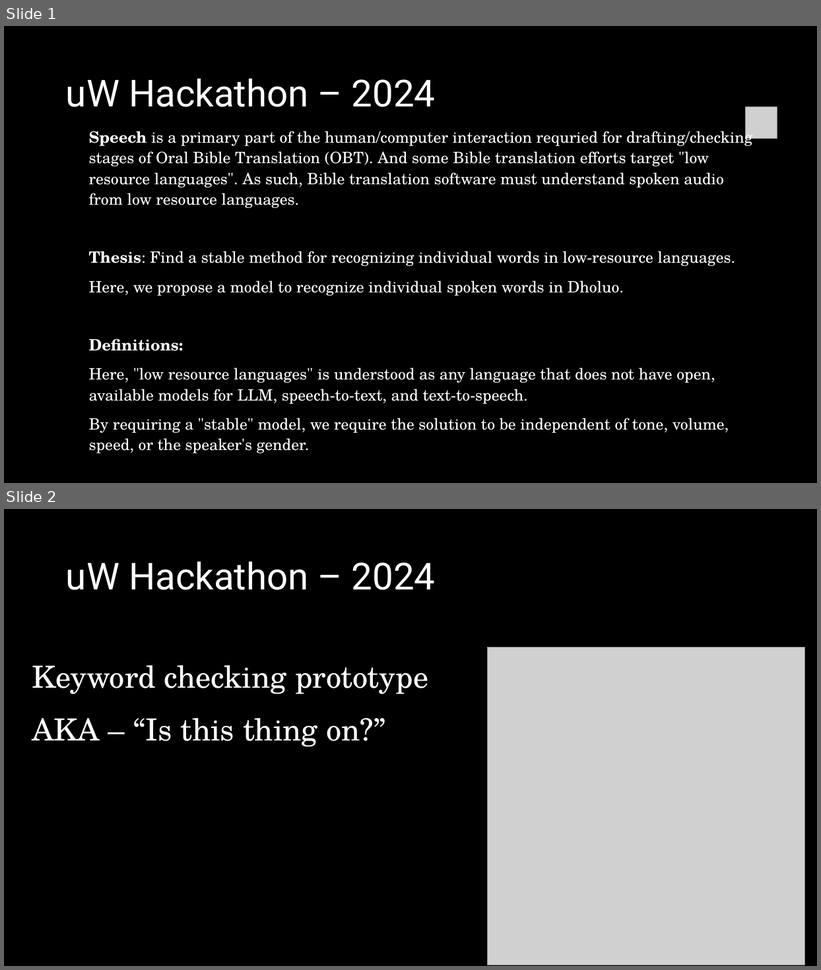
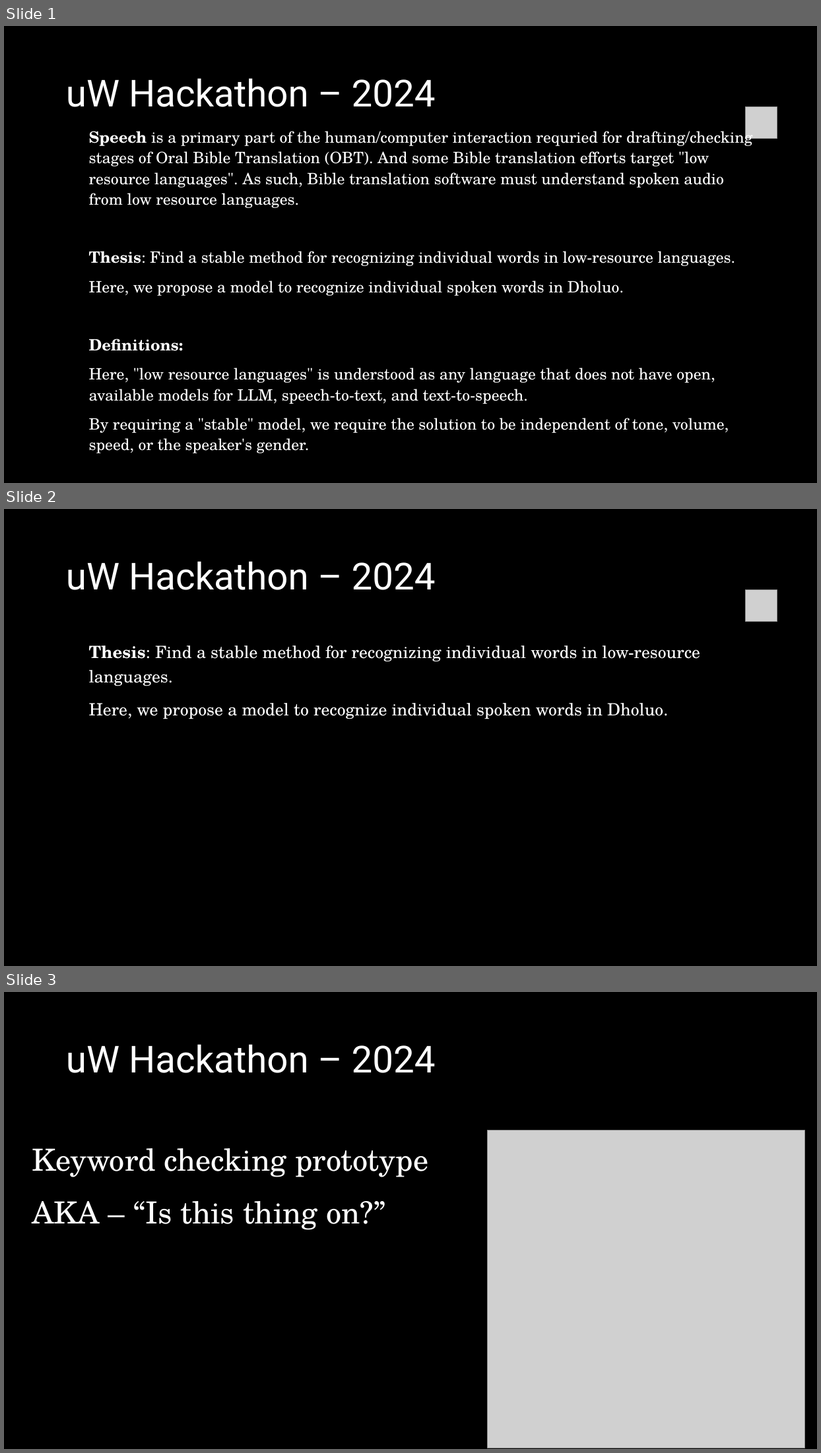
Before and after one commit to PENNET-dev/hackathon-uW-2024, a slide deck: Hackathon Presentation.pptx. Shown one above the other, each under a label of ours: slides 1 and 2 before the commit, slides 1, 2 and 3 after it. The pictures are 821x970 and 821x1453 pixels, drawn with LibreOffice and Linux fonts; fonts in the diff are those of the drawing; grey boxes stand for pictures. Boxes give left, top, right and bottom in pixels: in the first picture for what was removed or moved away, otherwise in the second. Text is boxed around its words. In the diff, an @@ line names an element or a change of style, - is before the commit and + after.

```diff
--- a/Hackathon Presentation.pptx
+++ b/Hackathon Presentation.pptx
@@ slide 2 added at (4,509,817,966), background #000000 @@
@@ title added at (66,561,436,590), 44 pt, text #FFFFFF @@
+uW Hackathon – 2024
@@ picture added at (746,590,778,621) @@
@@ text added at (89,646,700,720), 20 pt, text #FFFFFF @@
+Thesis: Find a stable method for recognizing individual words in low-resource languages.
+Here, we propose a model to recognize individual spoken words in Dholuo.
@@ what was slide 2 is now slide 3 @@
```
Also in this commit, not shown: 4 other files.
